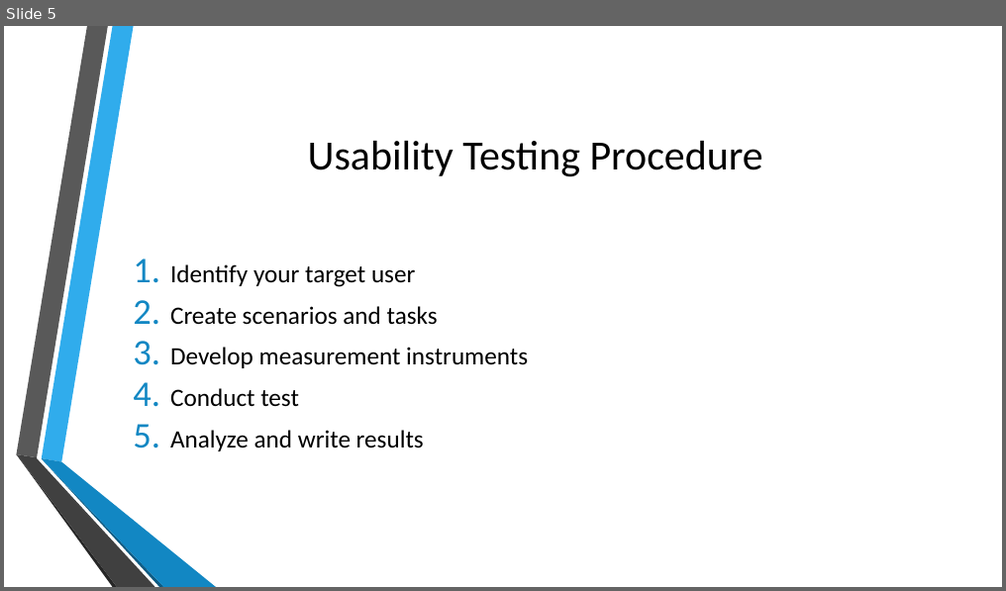
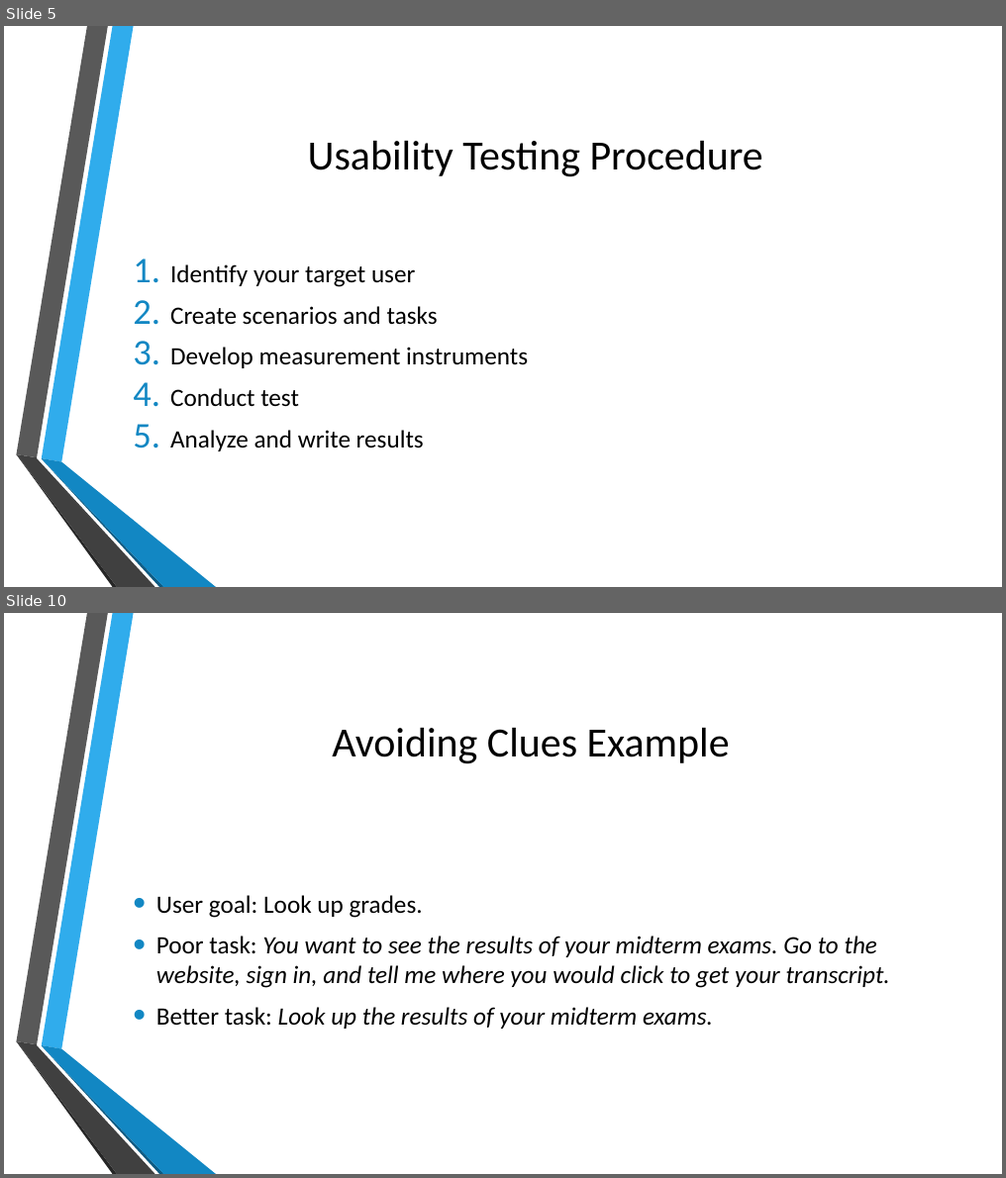
Before and after one commit to doctorlam/tecm4180, a slide deck: readings/usability.pptx. Shown one above the other, each under a label of ours: slide 5 before the commit, slides 5 and 10 after it; the slides between them are not shown. The pictures are 1006x591 and 1006x1178 pixels, drawn with LibreOffice and Linux fonts; fonts in the diff are those of the drawing; background and template pictures are left out. Boxes give left, top, right and bottom in pixels: in the first picture for what was removed or moved away, otherwise in the second. Text is boxed around its words. In the diff, an @@ line names an element or a change of style, - is before the commit and + after.

```diff
--- a/readings/usability.pptx
+++ b/readings/usability.pptx
@@ slide 10 added at <box>4,613,1002,1174</box>, background picture (left out); not listed: 6 template elements that a slide beside it also shows @@
@@ title added at <box>332,728,730,764</box>, 40 pt, text #000000 @@
+Avoiding Clues Example
@@ text added at <box>156,895,890,1029</box>, 24 pt, text #000000, italic @@
+• User goal: Look up grades.
+• Poor task: You want to see the results of your midterm exams. Go to the website, sign in, and tell me where you would click to get your transcript.
+• Better task: Look up the results of your midterm exams.
```
Also in this commit, not shown: 2 slides changed, 12 other slides added, 7 other files.
